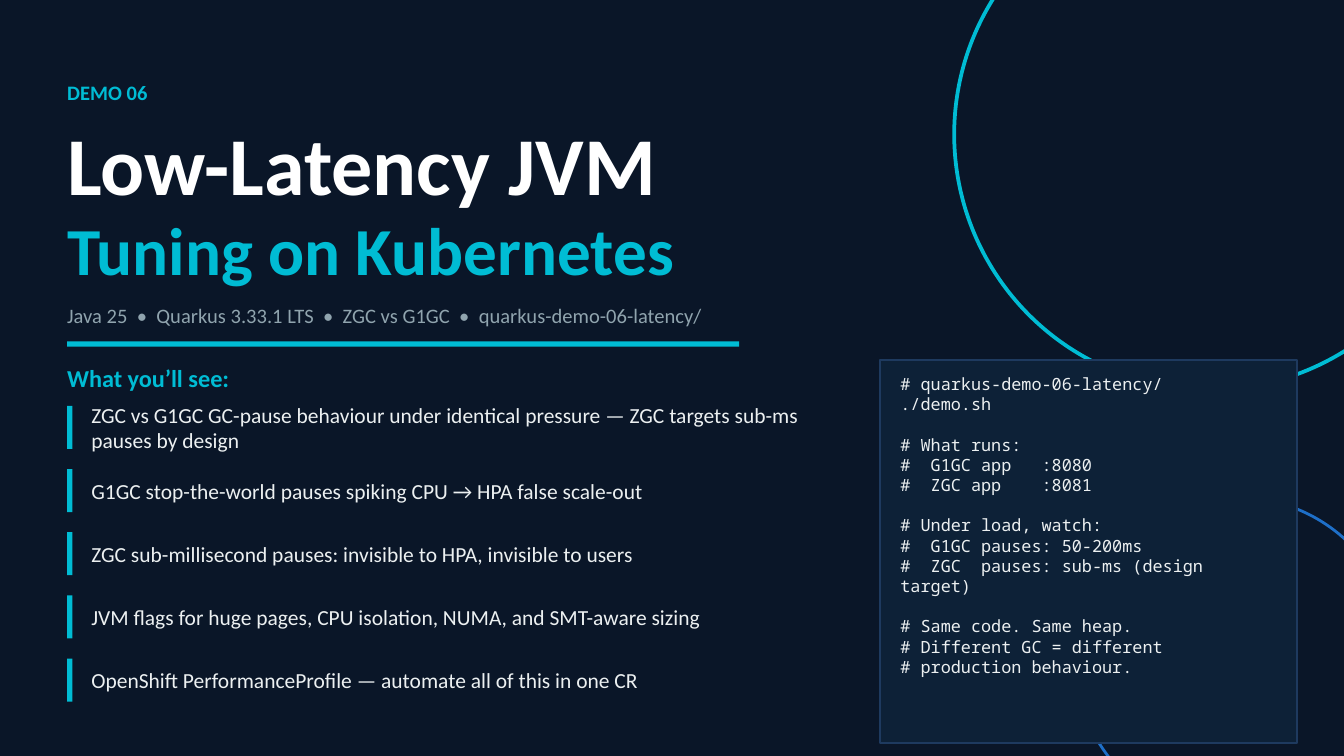
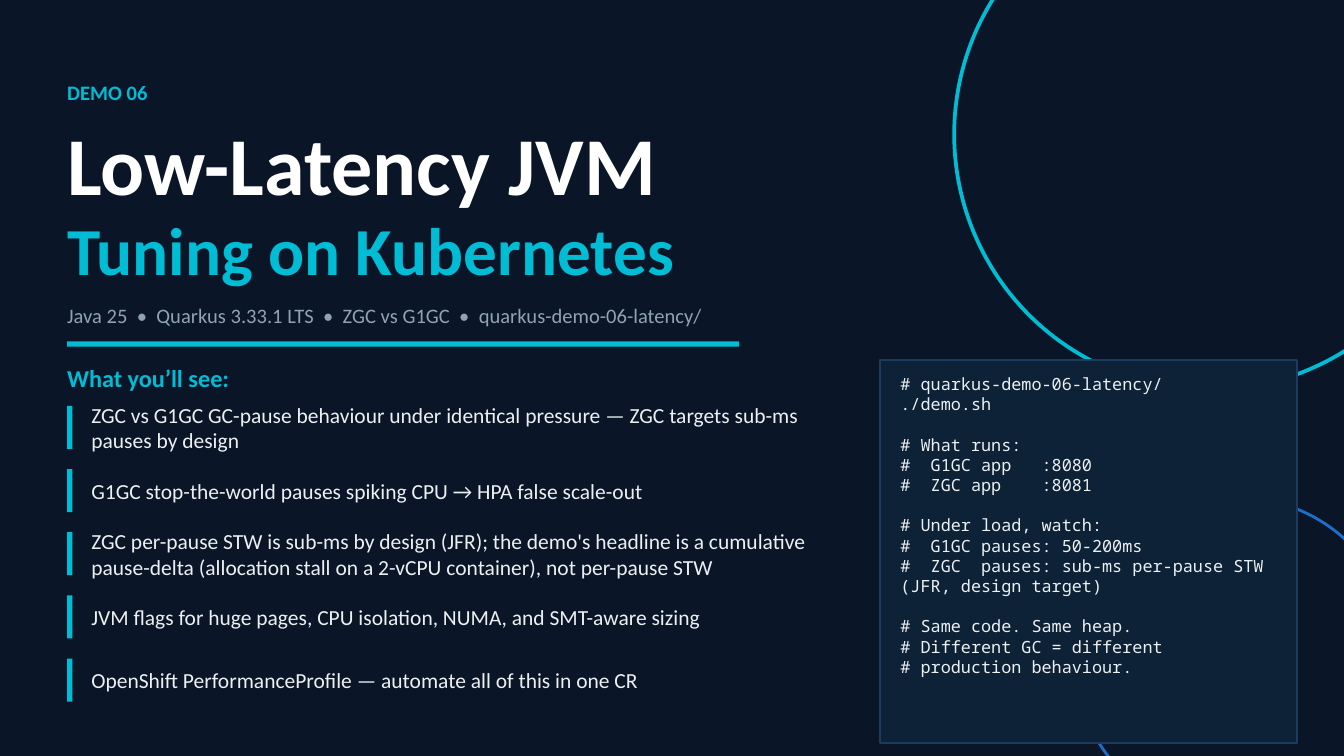
Before and after one commit to patterncatalyst/quarkus-optimization, a slide deck: slide 44 of presentation/optimizing-quarkus-on-kubernetes.pptx. Drawn at 1344x756 pixels with LibreOffice and Linux fonts; fonts in the diff are those of the drawing. Boxes give left, top, right and bottom in pixels: in the first picture for what was removed or moved away, otherwise in the second. Text is boxed around its words. In the diff, an @@ line names an element or a change of style, - is before the commit and + after.

```diff
--- a/presentation/optimizing-quarkus-on-kubernetes.pptx
+++ b/presentation/optimizing-quarkus-on-kubernetes.pptx
@@ text at [91,533,805,579]: text changed @@
-ZGC sub-millisecond pauses: invisible to HPA, invisible to users
+ZGC per-pause STW is sub-ms by design (JFR); the demo's headline is a cumulative pause-delta (allocation stall on a 2-vCPU container), not per-pause STW
@@ text at [900,559,1263,596]: text changed @@
-# ZGC pauses: sub-ms (design target)
+# ZGC pauses: sub-ms per-pause STW (JFR, design target)
```
Also in this commit, not shown: 5 other slides changed, 33 other files.
